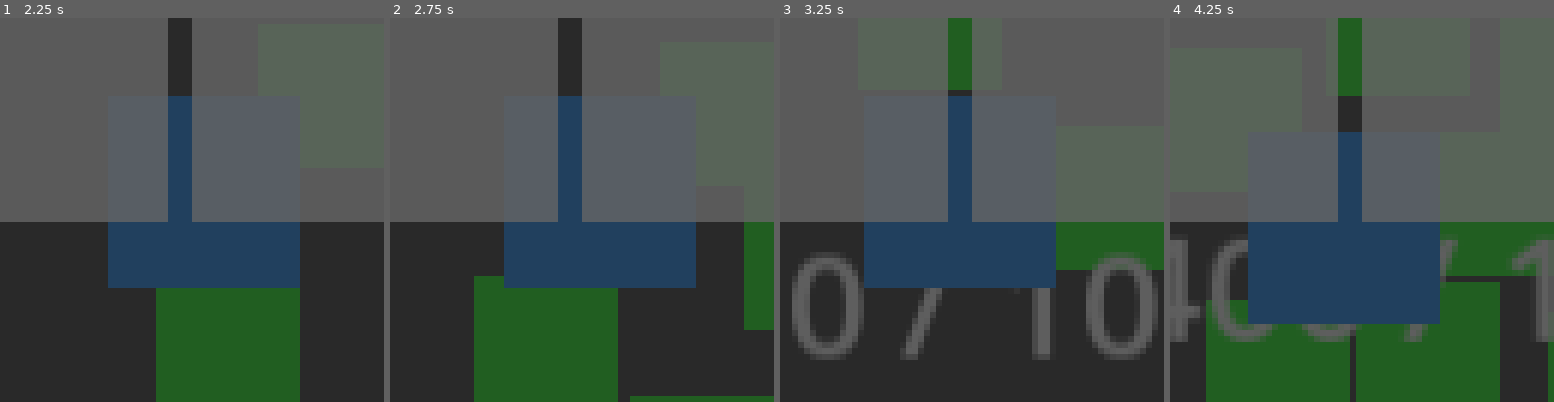
Above: before the commit, frames 1-4 (left to right).
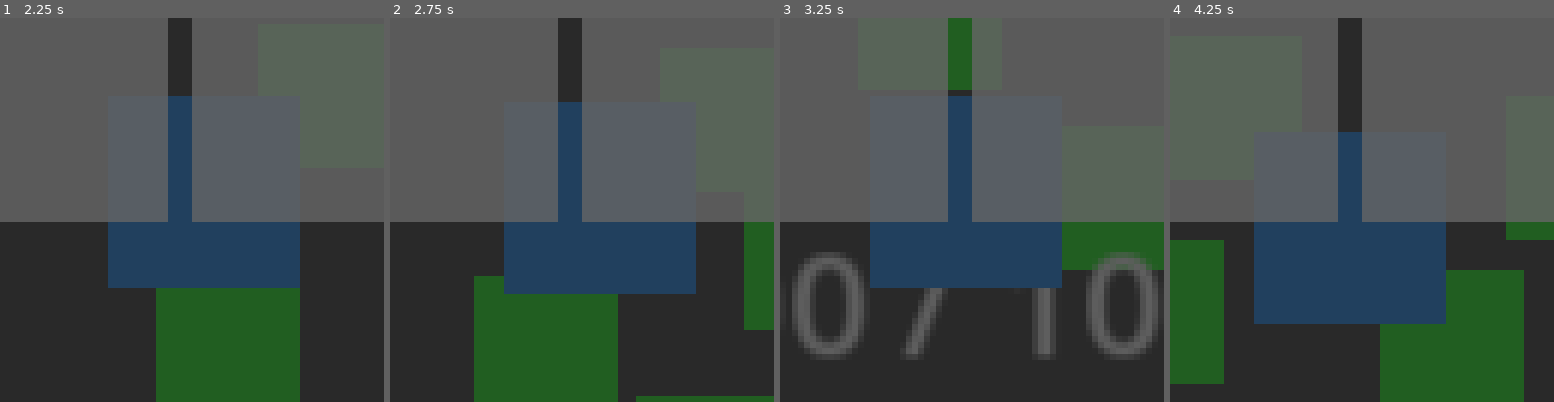
Above: after the commit, the same moments.

Repository: smheay/AI_Slop
Game: Godot game, scene res://world/Main.tscn
Same seed, same stepped clock (60 frames per second), same inputs: the game is played once before the commit and once after it.
Inputs:
- Up to frame 1 (2.25 s): tap Enter at 0.5 s; hold D (ui_right) 0.53-1.28 s; tap 0 (hotbar_0) at 0.6 s; tap Space at 1.25 s; hold S (ui_down) 1.28-2.03 s; tap - (hotbar_11) at 1.35 s; hold D (ui_right) from 2.03 s (still down); hold = (hotbar_12) from 2.03 s (still down)
- Up to frame 2 (2.75 s): keep holding D (ui_right); keep holding = (hotbar_12)
- Up to frame 3 (3.25 s): release D (ui_right) at 2.78 s; release = (hotbar_12) at 2.78 s; hold W (ui_up) from 2.78 s (still down); tap 0 (hotbar_0) at 2.85 s
- Up to frame 4 (4.25 s): release W (ui_up) at 3.53 s; hold A (ui_left) from 3.53 s (still down); hold - (hotbar_11) from 3.53 s (still down)

Frame 1 is identical in both runs. In frame 2, 0.9% of the frame differs, in the area x 29-80%, y 20-100%; in frame 3, 0.5%; in frame 4, 22%, in the area x 0-100%, y 0-100%.

Commit message:
Implement enemy despawn signal and refactor movement handling in BaseEnemy. Update PhysicsRunner to apply movement based on desired velocity and separation logic. Enhance AgentSim with neighbor querying for improved collision handling. Modify Spawner to connect despawn signal and check spawn positions using spatial hash for efficiency

Diff:
--- a/ASS/actors/enemies/BaseEnemy.gd
+++ b/ASS/actors/enemies/BaseEnemy.gd
@@ -1,5 +1,6 @@
 extends CharacterBody2D
 class_name BaseEnemy
+signal despawn_requested(enemy: Node2D)
 
 @export var move_speed: float = 120.0
 @export var damageable_path: NodePath
@@ -10,7 +11,6 @@
 
 var _damageable: Node
 var _target: Node2D
-var _sh: SpatialHash2D
 var _self_hit_radius: float = 12.0
 var _agent_sim: AgentSim
 
@@ -23,85 +23,37 @@
 	# Register with the batch system - try multiple paths
 	_agent_sim = get_tree().current_scene.get_node_or_null("SystemsRunner/AgentSim") as AgentSim
 	if not _agent_sim:
-		# Try alternative path
 		_agent_sim = get_tree().current_scene.get_node_or_null("AgentSim") as AgentSim
 	if not _agent_sim:
-		# Try finding it anywhere in the scene tree
 		_agent_sim = _find_agent_sim_in_tree(get_tree().current_scene)
 
 	if _agent_sim:
 		_agent_sim.register_agent(self)
 		Log.info("BaseEnemy: Successfully registered with AgentSim")
-		# Get spatial hash reference from the same AgentSim
-		_sh = _agent_sim.get_node_or_null("SpatialHash2D") as SpatialHash2D
 	else:
 		Log.error("BaseEnemy: Could not find AgentSim anywhere in scene tree")
-		# Fallback: try to find spatial hash directly
-		_sh = get_tree().current_scene.get_node_or_null("SystemsRunner/AgentSim/SpatialHash2D") as SpatialHash2D
 
 	# Force initial separation if spawning on top of others
 	call_deferred("_force_initial_separation")
 
 func _on_died(source: Node) -> void:
-	if _agent_sim:
-		_agent_sim.unregister_agent(self)
-	if _sh:
-		_sh.remove(self)
-	queue_free()
+	# Delegate despawn lifecycle to spawner/pool
+	emit_signal("despawn_requested", self)
 
-
-
-# Called by the batch system
+# Called by the batch system (PhysicsRunner owns movement)
 func _physics_step(delta: float) -> void:
 	if _target == null:
 		var players := get_tree().get_nodes_in_group("player")
 		if players.size() > 0:
 			_target = players[0] as Node2D
-
-	var desired := _compute_desired_velocity(delta)
-
-	# Enhanced separation using spatial hash neighbors (prevents stacking even with physics)
-	if _sh and separation_radius > 0.0:
-		var query_radius: float = separation_radius + (_self_hit_radius * 2.0)
-		var neighbors := _sh.query_radius(global_position, query_radius)
-		var push := Vector2.ZERO
-		var counted := 0
-		for n in neighbors:
-			var other := n as Node2D
-			if other == null or other == self:
-				continue
-			var away := global_position - other.global_position
-			var distance: float = away.length()
-			if distance == 0.0:
-				continue
-			var other_hr: float = _get_hit_radius_for(other)
-			var min_separation: float = _self_hit_radius + other_hr + separation_padding
-			if distance < min_separation:
-				# Much stronger push for overlapping enemies
-				var penetration: float = (min_separation - distance) / max(min_separation, 0.001)
-				push += away.normalized() * (penetration * separation_strength * 2.0)
-				counted += 1
-			elif distance < query_radius:
-				# Stronger falloff push within neighborhood
-				var falloff: float = (query_radius - distance) / query_radius
-				push += away.normalized() * (falloff * separation_strength * 0.5)
-				counted += 1
-			if counted >= separation_max_neighbors:
-				break
-		if counted > 0 and push != Vector2.ZERO:
-			# Prioritize separation over movement when overlapping
-			if push.length() > desired.length() * 2.0:
-				desired = push.normalized() * move_speed * 0.5
-			else:
-				desired = (desired * 0.6) + (push.normalized() * separation_strength * 0.4)
-
-	velocity = desired.limit_length(move_speed)
-	move_and_slide()
+	# Movement is applied by PhysicsRunner.apply_movement
 
 # Called by the batch system for AI decisions
 func _ai_step(delta: float) -> void:
-	# AI logic can go here (target selection, behavior changes, etc.)
-	pass
+	if _target == null:
+		var players := get_tree().get_nodes_in_group("player")
+		if players.size() > 0:
+			_target = players[0] as Node2D
 
 func get_separation_radius() -> float:
 	return separation_radius
@@ -113,44 +65,42 @@
 	return 12.0
 
 func _force_initial_separation() -> void:
-	if not _sh:
+	if not _agent_sim:
 		return
 	var query_radius: float = separation_radius * 2.0
-	var neighbors := _sh.query_radius(global_position, query_radius)
+	var neighbors := _agent_sim.get_neighbors(self, query_radius)
 	var total_push := Vector2.ZERO
 	var count := 0
-
-	for n in neighbors:
-		var other := n as Node2D
+	for other in neighbors:
 		if other == null or other == self:
 			continue
-		var away := global_position - other.global_position
-		var distance := away.length()
-		if distance < 1.0:  # Very close overlap
-			var push_strength := separation_strength * 2.0  # Double strength for initial separation
+		var away = global_position - other.global_position
+		var distance = away.length()
+		if distance < 1.0:
+			var push_strength := separation_strength * 2.0
 			total_push += away.normalized() * push_strength
 			count += 1
 		elif distance < query_radius:
-			var falloff := (query_radius - distance) / query_radius
+			var falloff = (query_radius - distance) / query_radius
 			total_push += away.normalized() * (falloff * separation_strength)
 			count += 1
-
 	if count > 0:
-		global_position += total_push.normalized() * 32.0  # Move away from cluster
+		global_position += total_push.normalized() * 32.0
 
 func _find_agent_sim_in_tree(node: Node) -> AgentSim:
-	# Search recursively for AgentSim
 	if node is AgentSim:
 		return node as AgentSim
-
 	for child in node.get_children():
 		var result = _find_agent_sim_in_tree(child)
 		if result:
 			return result
-
 	return null
 
 func _compute_desired_velocity(delta: float) -> Vector2:
 	if _target:
 		return (_target.global_position - global_position).normalized() * move_speed
 	return Vector2.ZERO
+
+func apply_movement(proposed_velocity: Vector2, delta: float) -> void:
+	velocity = proposed_velocity.limit_length(move_speed)
+	move_and_slide()
--- a/ASS/core/jobs/PhysicsRunner.gd
+++ b/ASS/core/jobs/PhysicsRunner.gd
@@ -6,6 +6,11 @@
 
 @export var batch_size: int = 64
 @export var max_agents_per_frame: int = 10000
+
+var _agent_sim: AgentSim
+
+func set_agent_sim(sim: AgentSim) -> void:
+	_agent_sim = sim
 
 func integrate(agents: Array, delta: float) -> void:
 	if agents.is_empty():
@@ -22,9 +27,47 @@
 		var batch_end = min(processed + batch_size, total_agents)
 
 		for i in range(processed, batch_end):
-			var agent := agents[i] as Node2D
-			if agent and agent.has_method("_physics_step"):
-				agent.call("_physics_step", delta)
+			var enemy := agents[i] as BaseEnemy
+			if enemy == null:
+				continue
+			# Desired
+			var desired := enemy._compute_desired_velocity(delta)
+			# Separation via AgentSim neighbors
+			if _agent_sim and enemy.separation_radius > 0.0:
+				var query_radius: float = enemy.separation_radius + (enemy._self_hit_radius * 2.0)
+				var neighbors := _agent_sim.get_neighbors(enemy, query_radius)
+				var push := Vector2.ZERO
+				var counted := 0
+				for other in neighbors:
+					if other == null or other == enemy:
+						continue
+					var away = enemy.global_position - other.global_position
+					var dist_sq = away.length_squared()
+					if dist_sq == 0.0:
+						continue
+					var other_hr := enemy._get_hit_radius_for(other)
+					var min_sep := enemy._self_hit_radius + other_hr + enemy.separation_padding
+					var min_sep_sq := min_sep * min_sep
+					if dist_sq < min_sep_sq:
+						var distance := sqrt(dist_sq)
+						var penetration = (min_sep - distance) / max(min_sep, 0.001)
+						push += away.normalized() * (penetration * enemy.separation_strength * 2.0)
+						counted += 1
+					else:
+						var distance := sqrt(dist_sq)
+						var falloff = (query_radius - distance) / max(query_radius, 0.001)
+						if falloff > 0.0:
+							push += away.normalized() * (falloff * enemy.separation_strength * 0.5)
+							counted += 1
+					if counted >= enemy.separation_max_neighbors:
+						break
+				if counted > 0 and push != Vector2.ZERO:
+					if push.length() > desired.length() * 2.0:
+						desired = push.normalized() * enemy.move_speed * 0.5
+					else:
+						desired = (desired * 0.6) + (push.normalized() * enemy.separation_strength * 0.4)
+			# Apply
+			enemy.apply_movement(desired, delta)
 
 		processed = batch_end
 
--- a/ASS/core/sim/AgentSim.gd
+++ b/ASS/core/sim/AgentSim.gd
@@ -4,7 +4,6 @@
 signal agents_updated(count: int)
 
 @export var spatial_hash: NodePath
-@export var lod_controller: NodePath
 
 var _agents: Array[Node2D] = []
 var _spatial_hash: SpatialHash2D
@@ -32,11 +31,21 @@
 		for agent in _agents:
 			if is_instance_valid(agent):
 				_spatial_hash.move(agent)
-
-	emit_signal("agents_updated", _agents.size())
+	# Do not emit agents_updated every frame; this is emitted on register/unregister.
 
 func get_agents() -> Array:
-	return _agents.duplicate()
+	# Return the internal list directly to avoid per-frame allocations.
+	# Treat as read-only outside of AgentSim.
+	return _agents
 
 func get_agent_count() -> int:
 	return _agents.size()
+
+func get_neighbors(agent: Node2D, radius: float) -> Array:
+	if _spatial_hash == null:
+		return []
+	return _spatial_hash.query_radius(agent.global_position, radius)
+
+func sync_from_nodes(delta: float) -> void:
+	# Keep a single code path; sync is equivalent to step_simulation.
+	step_simulation(delta)
--- a/ASS/core/sim/SpatialHash2D.gd
+++ b/ASS/core/sim/SpatialHash2D.gd
@@ -55,23 +55,3 @@
 				if n2d and (n2d.global_position - center).length_squared() <= r2:
 					results.append(n2d)
 	return results
-
-func query_nearby_collisions(agent: Node2D, max_distance: float) -> Array:
-	# Only return agents within collision range for performance
-	return query_radius(agent.global_position, max_distance)
-
-func get_collision_candidates(agent: Node2D, separation_radius: float) -> Array:
-	# Optimized collision detection - only check nearby agents
-	var nearby = query_radius(agent.global_position, separation_radius * 2.0)
-	var candidates: Array = []
-
-	for other in nearby:
-		if other != agent and other.has_method("get_separation_radius"):
-			var other_radius = other.call("get_separation_radius")
-			var combined_radius = separation_radius + other_radius
-			var distance = agent.global_position.distance_to(other.global_position)
-
-			if distance < combined_radius:
-				candidates.append(other)
-
-	return candidates
--- a/ASS/features/spawning/Spawner.gd
+++ b/ASS/features/spawning/Spawner.gd
@@ -13,9 +13,15 @@
 var _rng: RandomNumberGenerator = RandomNumberGenerator.new()
 var _count_label: Label
 var _enemy_pool: ObjectPool
+var _spatial_hash: SpatialHash2D
 
 func _ready() -> void:
 	_rng.randomize()
+
+	# Optional spatial hash access (for spawn clearance)
+	var systems := get_tree().current_scene.get_node_or_null("SystemsRunner/AgentSim") as AgentSim
+	if systems:
+		_spatial_hash = systems.get_node_or_null("SpatialHash2D") as SpatialHash2D
 
 	# Create enemy pool
 	_create_enemy_pool()
@@ -44,7 +50,7 @@
 		var pos: Vector2
 		while attempts < 10:
 			var ang := _rng.randf_range(0.0, TAU)
-			var dist := _rng.randf_range(spawn_radius * 0.3, spawn_radius)  # Avoid center clustering
+			var dist := _rng.randf_range(spawn_radius * 0.3, spawn_radius)
 			pos = global_position + Vector2(cos(ang), sin(ang)) * dist
 			if _is_position_clear(pos):
 				break
@@ -64,9 +70,12 @@
 		get_tree().current_scene.add_child(inst)
 		inst.add_to_group(group_tag)
 
-		# Reconnect death signal (in case it was disconnected)
-		if not inst.tree_exited.is_connected(_on_enemy_died.bind(inst)):
-			inst.tree_exited.connect(_on_enemy_died.bind(inst))
+		# Connect despawn signal once
+		if inst is BaseEnemy:
+			var enemy := inst as BaseEnemy
+			if not enemy.has_meta("despawn_connected"):
+				enemy.despawn_requested.connect(_on_enemy_despawn)
+				enemy.set_meta("despawn_connected", true)
 
 		_alive.append(inst)
 		emit_signal("spawned", inst)
@@ -78,7 +87,7 @@
 func _create_enemy_pool() -> void:
 	_enemy_pool = ObjectPool.new()
 	_enemy_pool.scene = spawn_scene
-	_enemy_pool.initial_size = 200  # Pre-allocate 200 enemies
+	_enemy_pool.initial_size = 200
 	add_child(_enemy_pool)
 
 func _create_count_ui() -> void:
@@ -94,21 +103,26 @@
 		_count_label.text = "Enemies: " + str(_alive.size()) + " / " + str(max_alive)
 
 func _is_position_clear(pos: Vector2) -> bool:
-	# Check if position is far enough from existing enemies
+	# Prefer spatial hash if available
+	if _spatial_hash:
+		var nearby := _spatial_hash.query_radius(pos, 48.0)
+		if nearby.size() == 0:
+			return true
+		return false
+	# Fallback: scan current alive list
 	for enemy in _alive:
-		if enemy.global_position.distance_to(pos) < 48.0:  # 2x enemy radius
+		if enemy.global_position.distance_to(pos) < 48.0:
 			return false
 	return true
 
-func _on_enemy_died(inst: Node) -> void:
-	_alive.erase(inst)
-	GameBus.emit_signal("enemy_despawned", inst)
+func _on_enemy_despawn(enemy: Node2D) -> void:
+	_alive.erase(enemy)
+	GameBus.emit_signal("enemy_despawned", enemy)
 
-	# Return enemy to pool for reuse
-	if _enemy_pool and is_instance_valid(inst):
-		# Remove from scene tree but don't free
-		if inst.get_parent():
-			inst.get_parent().remove_child(inst)
-		_enemy_pool.release(inst)
+	# Remove from scene tree but don't free; return to pool
+	if _enemy_pool and is_instance_valid(enemy):
+		if enemy.get_parent():
+			enemy.get_parent().remove_child(enemy)
+		_enemy_pool.release(enemy)
 
 	_update_count_ui()
--- a/ASS/world/SystemsRunner.gd
+++ b/ASS/world/SystemsRunner.gd
@@ -33,6 +33,9 @@
 		Log.error("SystemsRunner: PhysicsRunner not found")
 		return
 
+	# Inject dependencies
+	_physics_runner.set_agent_sim(_agent_sim)
+
 	# Verify we're in the scene tree
 	Log.info("SystemsRunner ready. Scene tree: " + str(get_tree().current_scene.name))
 	Log.info("SystemsRunner: All systems found successfully")
@@ -51,11 +54,11 @@
 	# 1) AI decisions
 	_ai_runner.run_batch(agents, delta)
 
-	# 2) Update spatial hash positions
-	_agent_sim.step_simulation(delta)
+	# 2) Physics movement (applies velocity and transforms)
+	_physics_runner.integrate(agents, delta)
 
-	# 3) Physics movement
-	_physics_runner.integrate(agents, delta)
+	# 3) Sync spatial hash after transforms
+	_agent_sim.sync_from_nodes(delta)
 
 func _get_agents() -> Array:
 	if _agent_sim:
Not shown, added: ASS/system_overview.txt
Not shown, added: ASS/system_overview_refactord.txt
